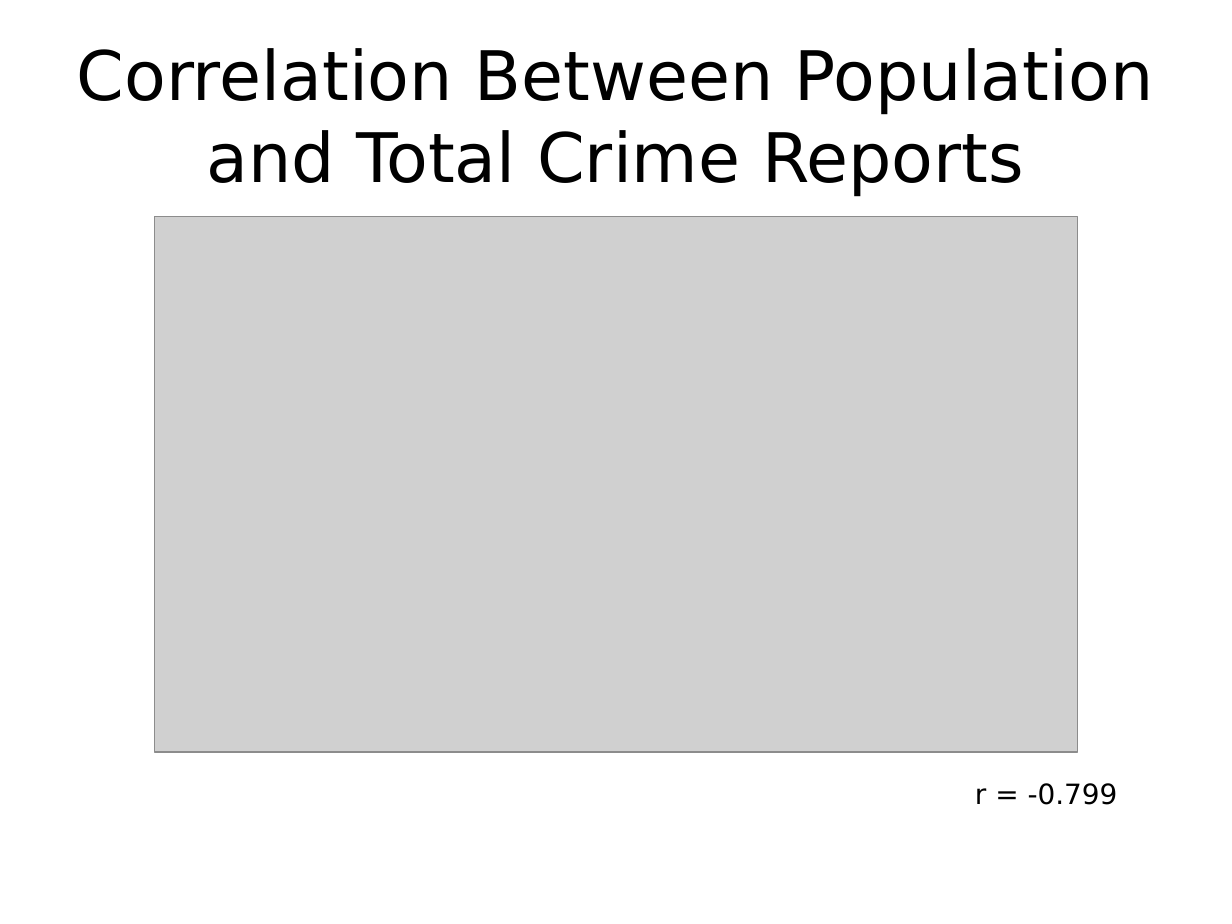
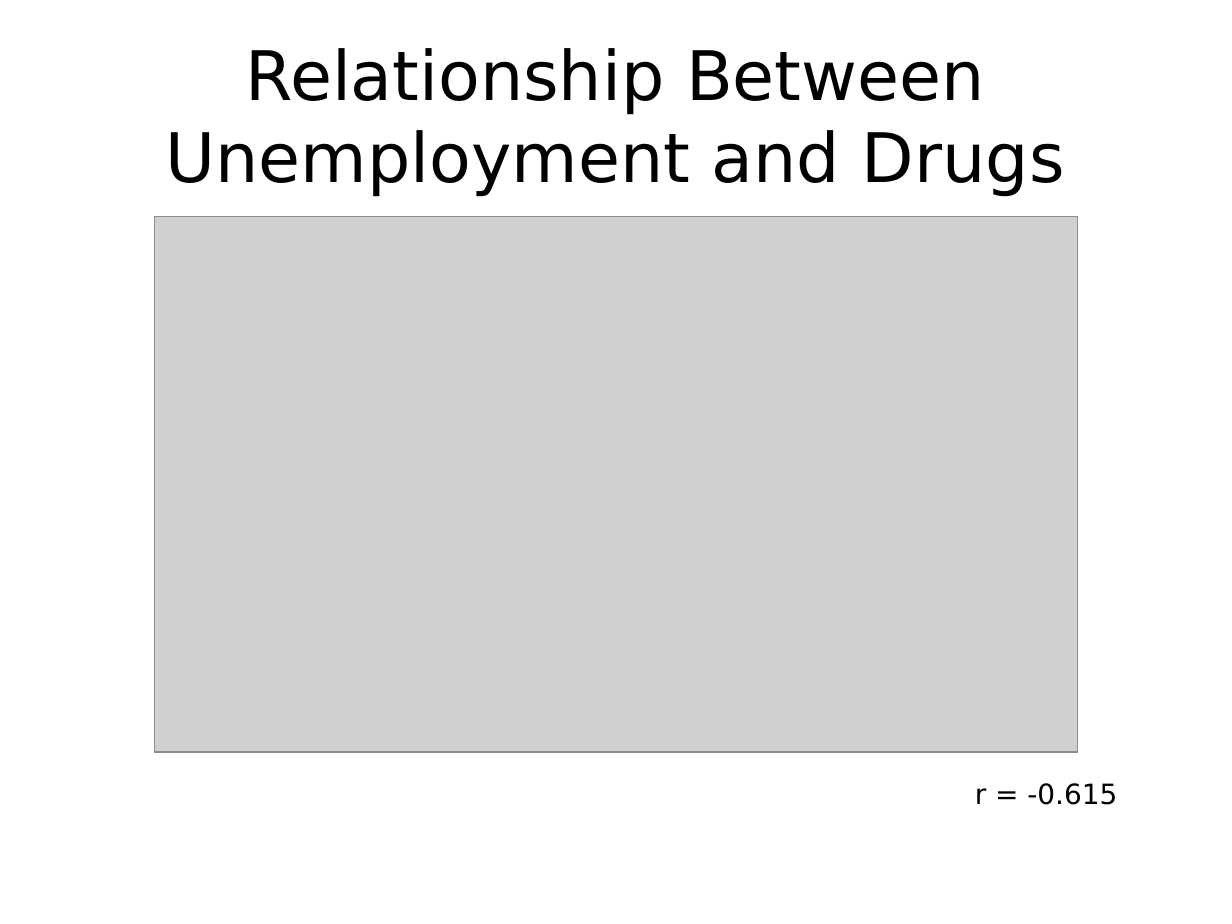
Before and after one commit to ptrbates/portland_crime_analysis, a slide deck: slide 13 of docs/Bates_presentation.pptx (slide 11 before the commit). Drawn at 1232x924 pixels with LibreOffice and Linux fonts; fonts in the diff are those of the drawing; grey boxes stand for pictures. Boxes give left, top, right and bottom in pixels: in the first picture for what was removed or moved away, otherwise in the second. Text is boxed around its words. In the diff, an @@ line names an element or a change of style, - is before the commit and + after.

Commit message:
Working on the presentation.

```diff
--- a/docs/Bates_presentation.pptx
+++ b/docs/Bates_presentation.pptx
@@ text at (166,48,1065,196): text changed @@
-Correlation Between Population and Total Crime Reports
+Relationship Between Unemployment and Drugs
@@ text at (975,783,1117,805): text changed @@
-r = -0.799
+r = -0.615
```
Also in this commit, not shown: 7 other slides changed, 5 slides added, 10 other files.
